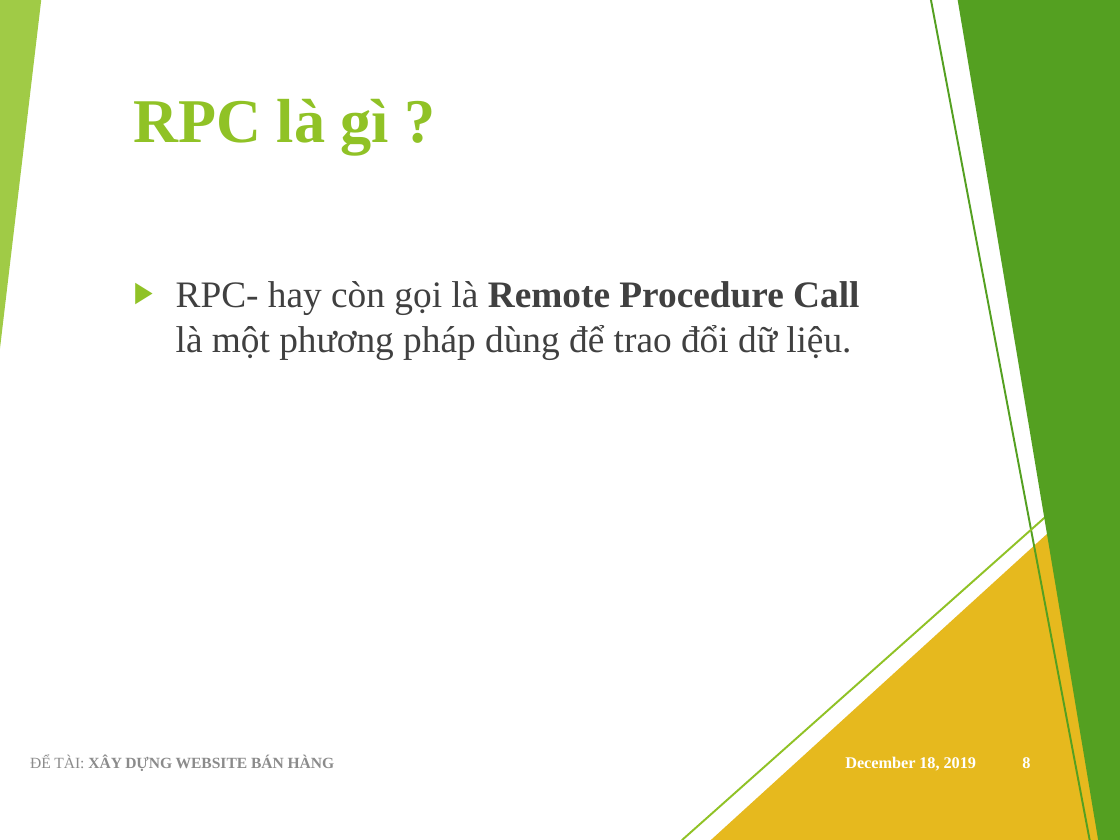
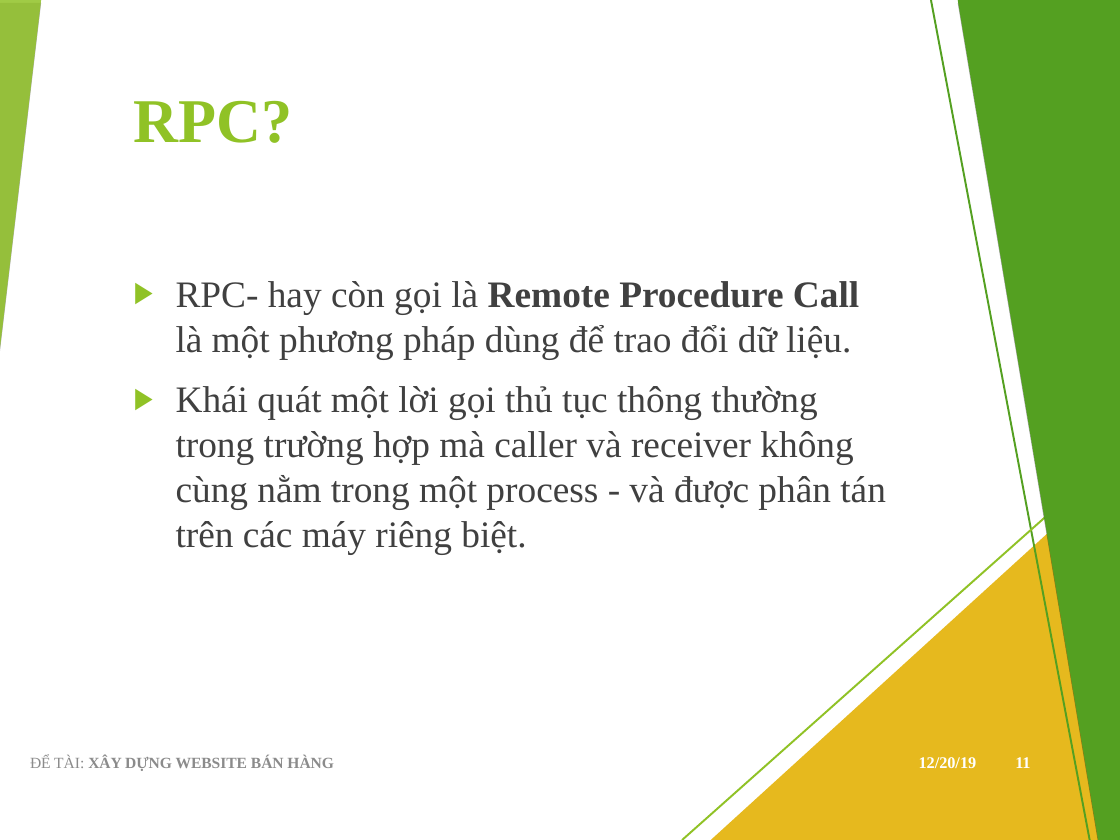
Before and after one commit to viet97/doandocs, a slide deck: slide 11 of DATN_Presentation.pptx (slide 8 before the commit). Drawn at 1120x840 pixels with LibreOffice and Linux fonts; fonts in the diff are those of the drawing. Boxes give left, top, right and bottom in pixels: in the first picture for what was removed or moved away, otherwise in the second. Text is boxed around its words. In the diff, an @@ line names an element or a change of style, - is before the commit and + after.

```diff
--- a/DATN_Presentation.pptx
+++ b/DATN_Presentation.pptx
@@ line (861, 0) - (973, 840): stroke #BFBFBF 0.75 pt to #BFBFBF 0.74 pt @@
@@ line (862, 0) - (1012, 840): stroke #BFBFBF 0.75 pt to #BFBFBF 0.74 pt @@
@@ freeform shape at [958, 0, 1120, 840]: shadow on; outline redrawn @@
@@ shadow on in 16 elements at [844, 0, 1120, 840], [883, 0, 1120, 840], [813, 480, 1120, 840], [859, 0, 1120, 840], [1016, 0, 1120, 840], [989, 0, 1120, 840], [987, 599, 1120, 840], [843, 0, 1120, 840], [883, 0, 1120, 840], [821, 373, 1120, 840], [858, 0, 1120, 840], [1001, 0, 1120, 840], [953, 440, 1120, 840], [0, 0, 41, 348], [711, 468, 1120, 840], [1005, 0, 1119, 840] @@
@@ text at [134, 101, 293, 143]: text changed @@
-RPC là gì ?
+RPC?
@@ text at [176, 281, 859, 359]: indent changed @@
@@ text at [176, 386, 886, 554]: paragraph added @@
+▶ Khái quát một lời gọi thủ tục thông thường trong trường hợp mà caller và receiver không cùng nằm trong một process - và được phân tán trên các máy riêng biệt.
@@ line (1120, 451) - (682, 840): stroke #D9D9D9 0.75 pt to #D9D9D9 0.74 pt @@
@@ line (628, 840) - (1120, 512): stroke #D9D9D9 0.75 pt to #D9D9D9 0.74 pt @@
@@ text "ĐỂ TÀI: XÂY DỰNG WEBSITE ..." at [30, 756, 334, 771]: text colour #8C8C8C to #8B8B8B @@
@@ text at [919, 757, 977, 768]: text changed @@
-December 18, 2019
+12/20/19
@@ page number at [1015, 757, 1030, 768]: text changed @@
-8
+11
```
Also in this commit, not shown: 18 other slides changed, 3 slides added.
